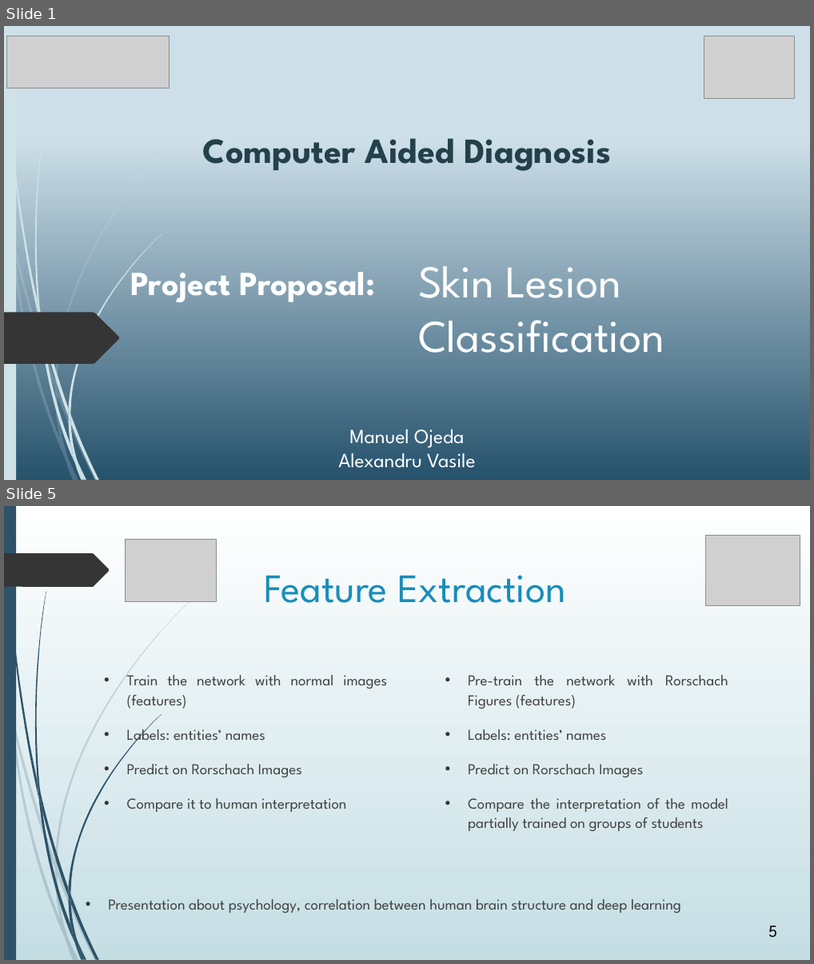
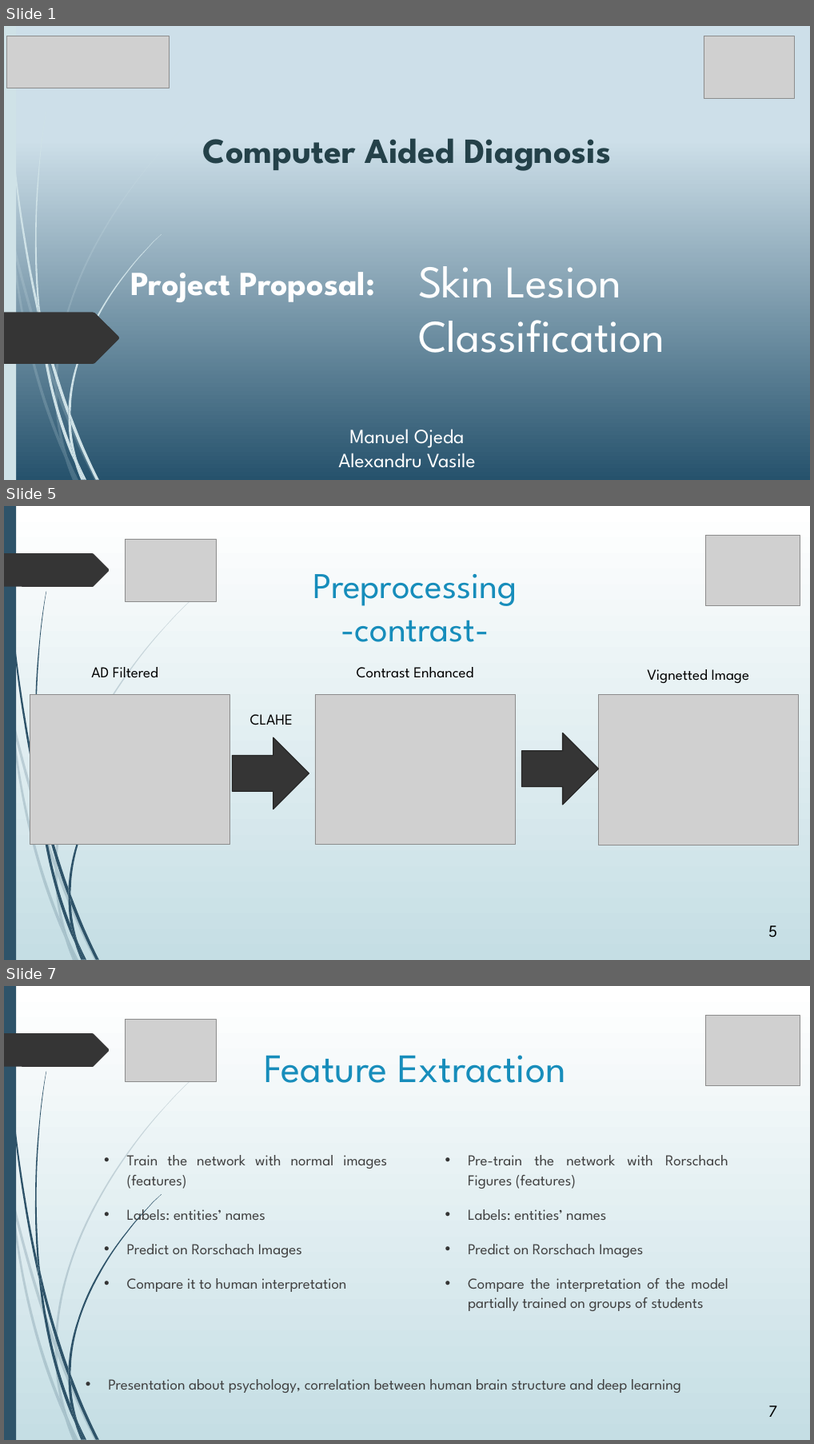
Before and after one commit to avasile96/CAD, a slide deck: Presentation_updated.pptx. Shown one above the other, each under a label of ours: slides 1 and 5 before the commit, slides 1, 5 and 7 after it; the slides between them are not shown. The pictures are 814x964 and 814x1444 pixels, drawn with LibreOffice and Linux fonts; fonts in the diff are those of the drawing; grey boxes stand for pictures. Boxes give left, top, right and bottom in pixels: in the first picture for what was removed or moved away, otherwise in the second. Text is boxed around its words. In the diff, an @@ line names an element or a change of style, - is before the commit and + after.

```diff
--- a/Presentation_updated.pptx
+++ b/Presentation_updated.pptx
@@ slide 5 added at box(4, 506, 810, 960), background gradient #FFFFFF to #C5DEE5; not listed: 23 template elements that a slide beside it also shows @@
@@ picture added at box(125, 540, 216, 601) @@
@@ picture added at box(706, 535, 800, 606) @@
@@ title added at box(314, 574, 518, 642), 43.2 pt, text #178DBB @@
+Preprocessing
+-contrast-
@@ text added at box(91, 667, 158, 678), 18 pt, text #000000 @@
+AD Filtered
@@ text added at box(357, 667, 474, 678), 18 pt, text #000000 @@
+Contrast Enhanced
@@ text added at box(647, 669, 750, 683), 18 pt, text #000000 @@
+Vignetted Image
@@ picture added at box(30, 695, 230, 844) @@
@@ picture added at box(315, 695, 516, 844) @@
@@ picture added at box(598, 695, 799, 844) @@
@@ text added at box(250, 714, 293, 725), 18 pt, text #000000 @@
+CLAHE
@@ right arrow added at box(233, 738, 310, 809), fill #353535, outline #272727 1.25 pt @@
@@ right arrow added at box(522, 733, 598, 804), fill #353535, outline #272727 1.25 pt @@
@@ page number added at box(769, 925, 778, 937), 20 pt, text #000000 @@
+5
@@ what was slide 5 is now slide 7 @@
@@ page number at box(769, 1405, 778, 1416): text changed @@
-5
+7
```
Also in this commit, not shown: 2 slides changed, 6 other slides added, 3 slides removed.
